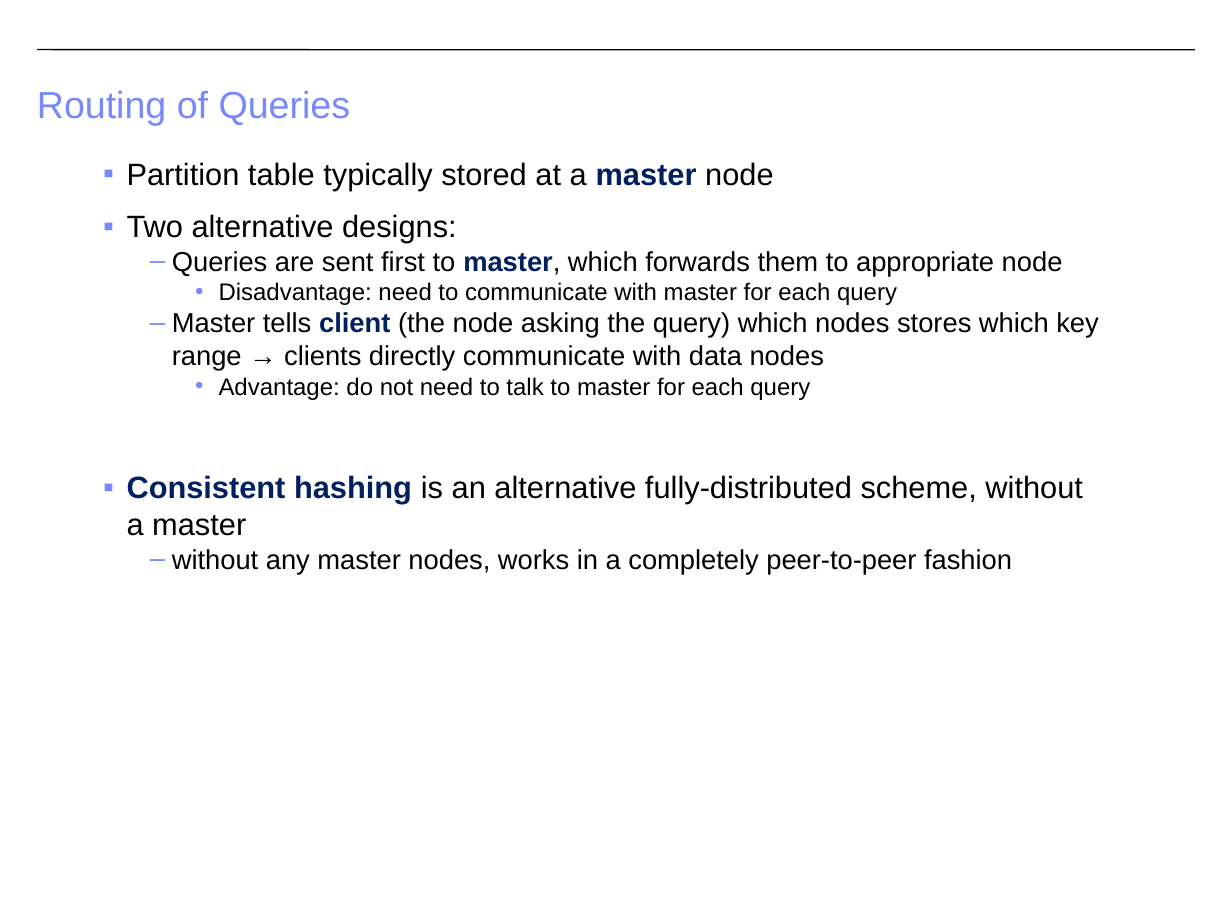
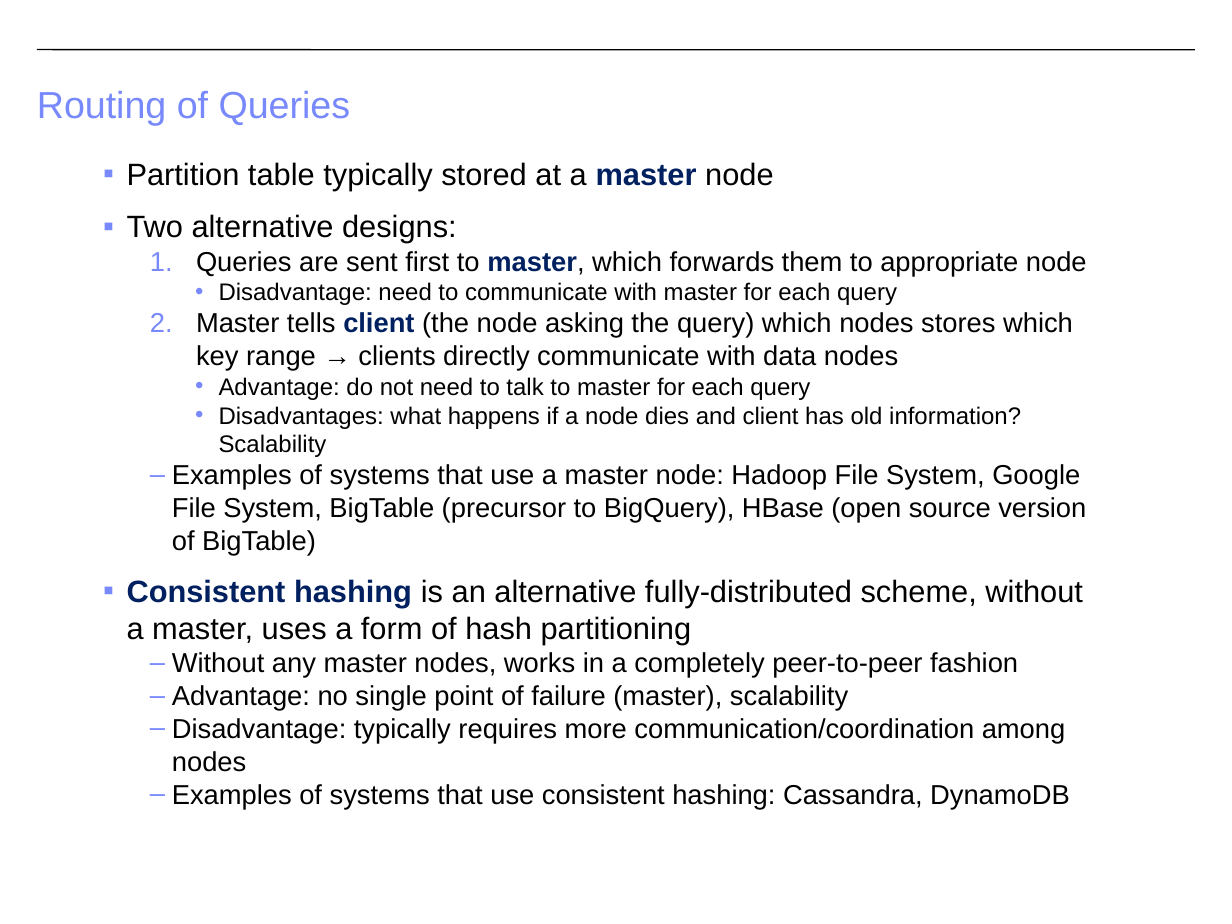
Before and after one commit to CS-W4121/cs-w4121.github.io, a slide deck: slide 21 of slides/Topic 5 - Distributed File Systems and Databases.pptx (slide 15 before the commit). Drawn at 1232x924 pixels with LibreOffice and Linux fonts; fonts in the diff are those of the drawing. Boxes give left, top, right and bottom in pixels: in the first picture for what was removed or moved away, otherwise in the second. Text is boxed around its words. In the diff, an @@ line names an element or a change of style, - is before the commit and + after.

```diff
--- a/slides/Topic 5 - Distributed File Systems and Databases.pptx
+++ b/slides/Topic 5 - Distributed File Systems and Databases.pptx
@@ text at (x1=196, y1=251, x2=1087, y2=371): bullet – to 1. @@
@@ text at (x1=127, y1=406, x2=1086, y2=809): text changed; size 18 to 16 pt @@
-▪ Consistent hashing is an alternative fully-distributed scheme, without a master
-  – without any master nodes, works in a completely peer-to-peer fashion
+    • Disadvantages: what happens if a node dies and client has old information? Scalability
+  – Examples of systems that use a master node: Hadoop File System, Google File System, BigTable (precursor to BigQuery), HBase (open source version of BigTable)
+▪ Consistent hashing is an alternative fully-distributed scheme, without a master, uses a form of hash partitioning
+  – Without any master nodes, works in a completely peer-to-peer fashion
+  – Advantage: no single point of failure (master), scalability
+  – Disadvantage: typically requires more communication/coordination among nodes
+  – Examples of systems that use consistent hashing: Cassandra, DynamoDB
```
Also in this commit, not shown: 11 other slides changed, 6 slides added, 3 other files.
